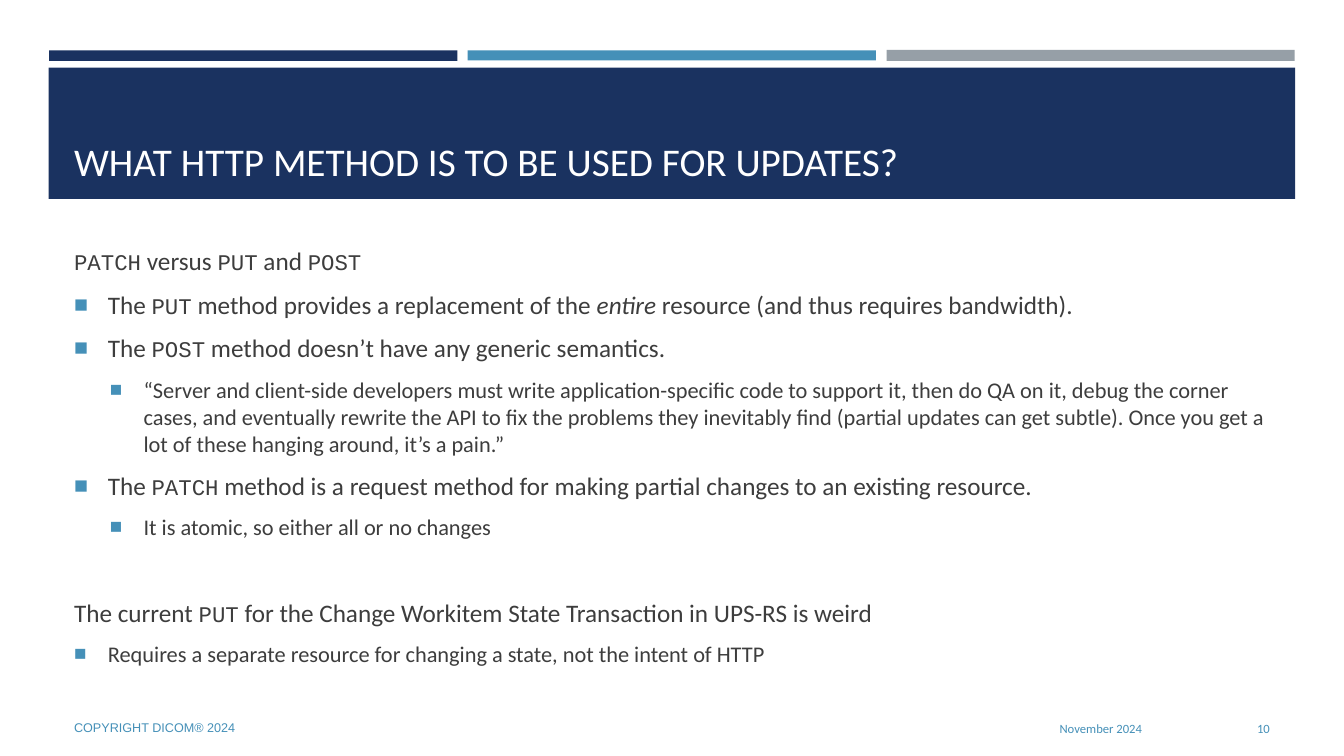
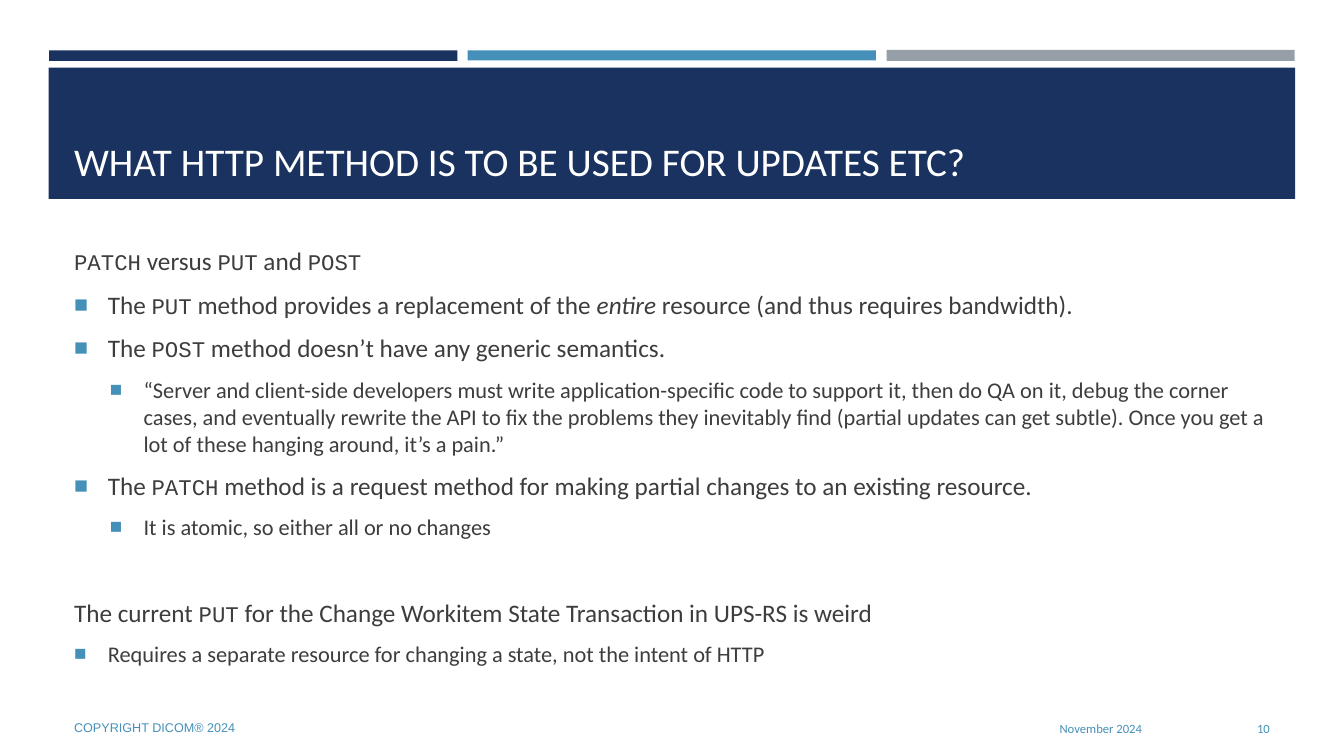
Before and after one commit to krotz-dieter/dicomweb-dmwl-mpps, a slide deck: slide 10 of documents/sup246_01_DICOMwebModalityServices.20241104.pptx. Drawn at 1344x756 pixels with LibreOffice and Linux fonts; fonts in the diff are those of the drawing; background and template pictures are left out. Boxes give left, top, right and bottom in pixels: in the first picture for what was removed or moved away, otherwise in the second. Text is boxed around its words. In the diff, an @@ line names an element or a change of style, - is before the commit and + after.

```diff
--- a/documents/sup246_01_DICOMwebModalityServices.20241104.pptx
+++ b/documents/sup246_01_DICOMwebModalityServices.20241104.pptx
@@ title at bbox=[74, 149, 965, 177]: text changed @@
-WHAT HTTP METHOD IS TO BE USED FOR UPDATES?
+WHAT HTTP METHOD IS TO BE USED FOR UPDATES ETC?
```
Also in this commit, not shown: 1 slide added.
